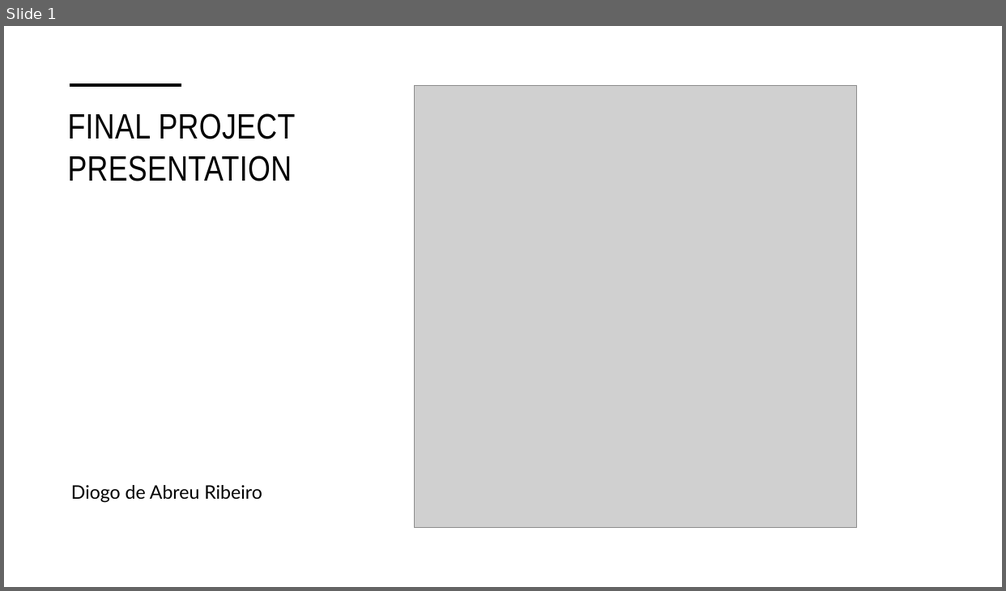
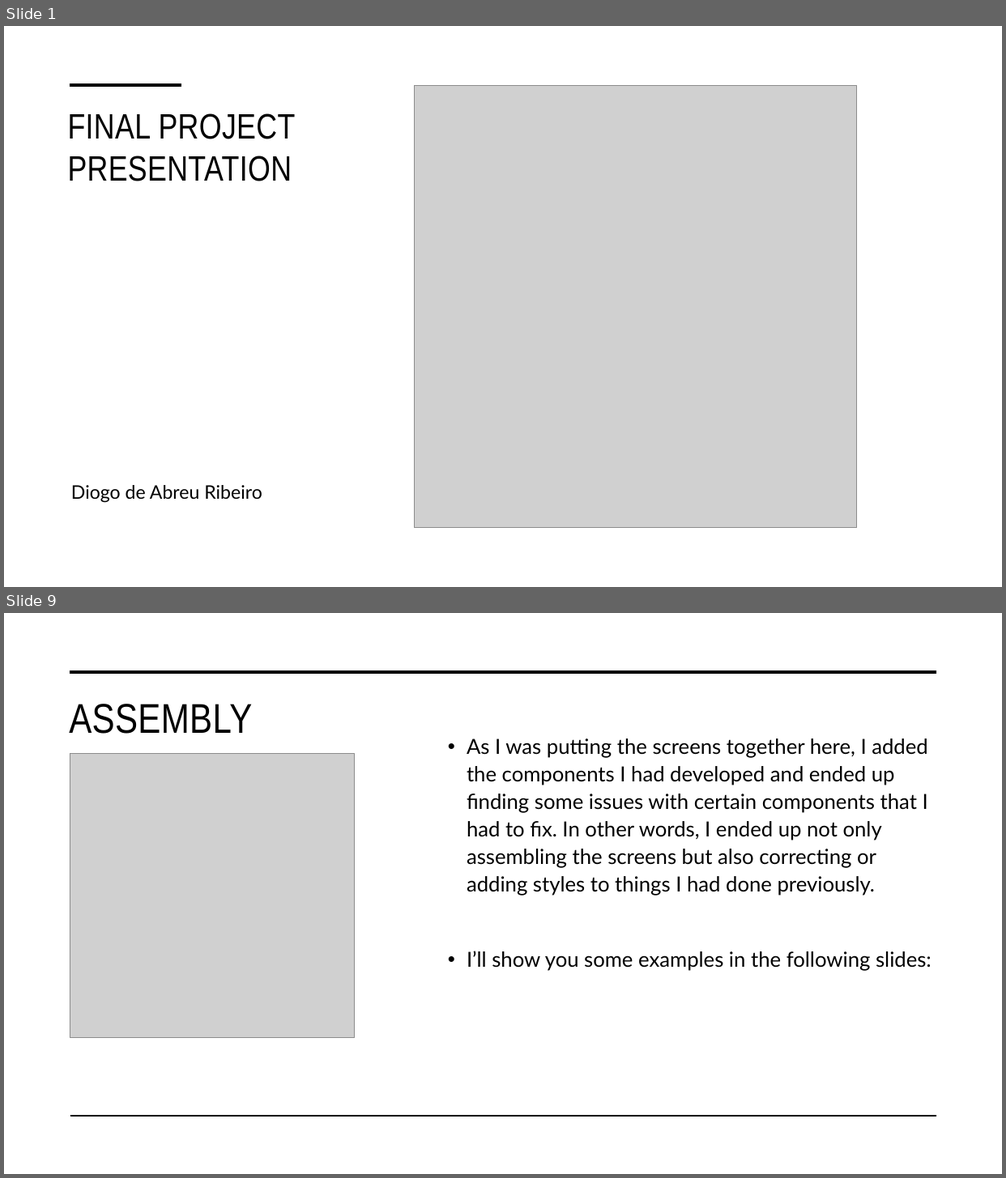
Before and after one commit to DiogoRibeiroMediaWeb/FinalProjectScss, a slide deck: Final Presentation.pptx. Shown one above the other, each under a label of ours: slide 1 before the commit, slides 1 and 9 after it; the slides between them are not shown. The pictures are 1006x591 and 1006x1178 pixels, drawn with LibreOffice and Linux fonts; fonts in the diff are those of the drawing; grey boxes stand for pictures. Boxes give left, top, right and bottom in pixels: in the first picture for what was removed or moved away, otherwise in the second. Text is boxed around its words. In the diff, an @@ line names an element or a change of style, - is before the commit and + after.

```diff
--- a/Final Presentation.pptx
+++ b/Final Presentation.pptx
@@ slide 9 added at (x1=4, y1=613, x2=1002, y2=1174), background #FFFFFF @@
@@ line added from (70, 672) to (937, 672), #000000 3.5 pt @@
@@ title added at (x1=69, y1=704, x2=252, y2=734), 40 pt, text #000000 @@
+ASSEMBLY
@@ picture added at (x1=70, y1=754, x2=355, y2=1038) @@
@@ text added at (x1=467, y1=739, x2=931, y2=971), 20 pt, text #000000 @@
+• As I was putting the screens together here, I added the components I had developed and ended up finding some issues with certain components that I had to fix. In other words, I ended up not only assembling the screens but also correcting or adding styles to things I had done previously.
+• I’ll show you some examples in the following slides:
@@ line added from (70, 1116) to (937, 1116), #000000 1 pt @@
```
Also in this commit, not shown: 8 slides changed, 7 other slides added, 1 slide removed, 7 other files.
